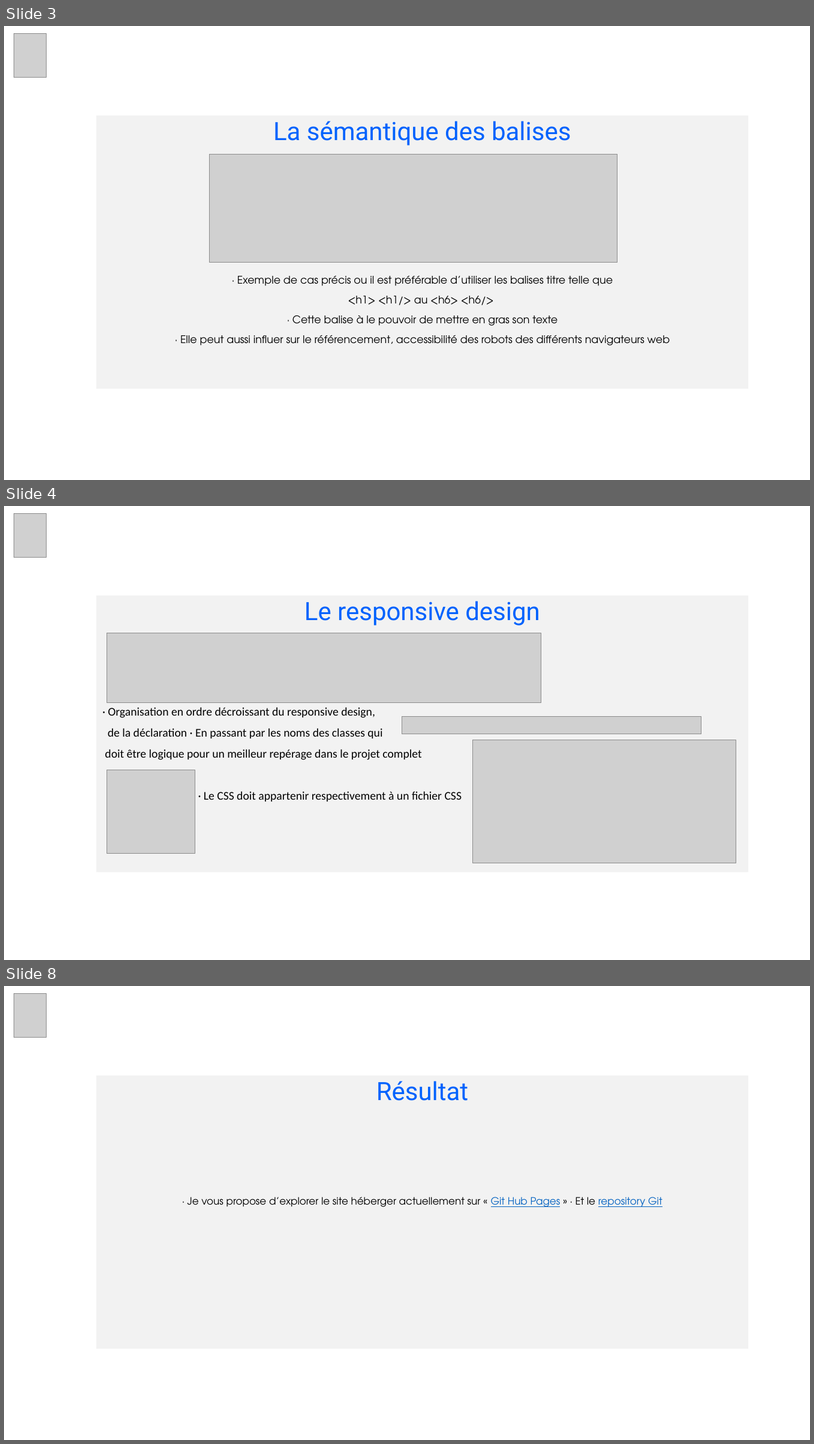
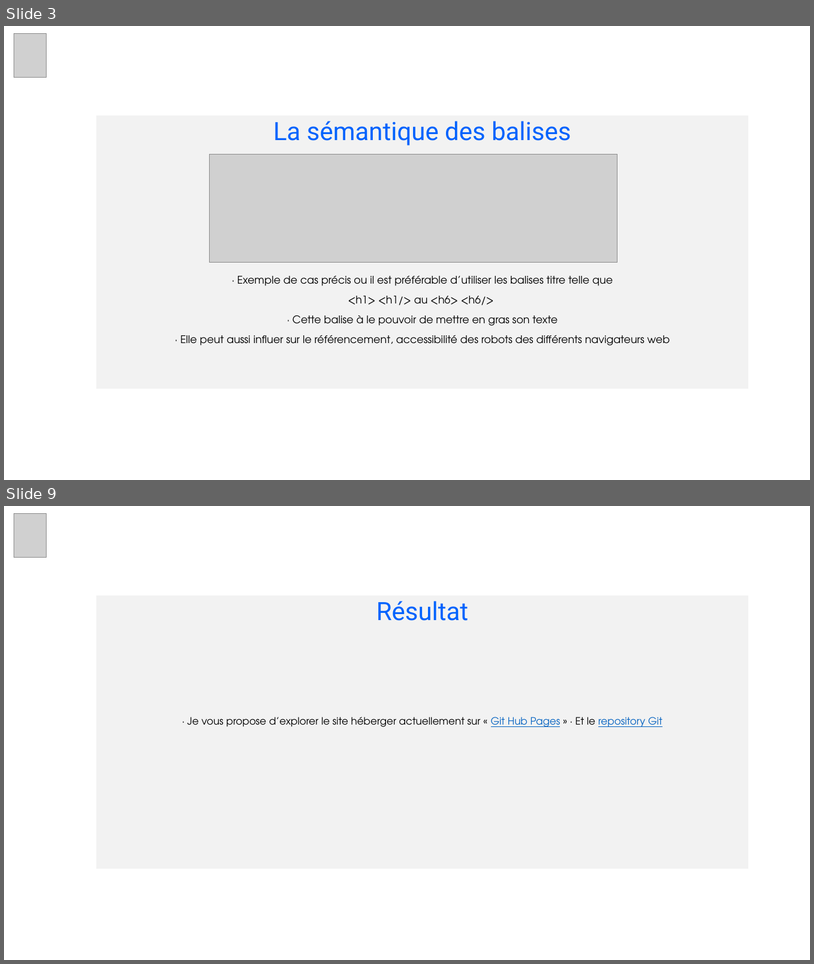
Before and after one commit to Lyss74/DercourtSulyvan_2_22102020, a slide deck: Presentation_Reservia_2_22102020.pptx. Shown one above the other, each under a label of ours: slides 3, 4 and 8 before the commit, slides 3 and 9 after it; the slides between them are not shown. The pictures are 814x1444 and 814x964 pixels, drawn with LibreOffice and Linux fonts; fonts in the diff are those of the drawing; grey boxes stand for pictures. Boxes give left, top, right and bottom in pixels: in the first picture for what was removed or moved away, otherwise in the second. Text is boxed around its words. In the diff, an @@ line names an element or a change of style, - is before the commit and + after.

```diff
--- a/Presentation_Reservia_2_22102020.pptx
+++ b/Presentation_Reservia_2_22102020.pptx
@@ slide 4 removed at (4, 506, 810, 960), background #FFFFFF @@
@@ picture removed at (14, 513, 47, 558) @@
@@ subtitle removed at (96, 595, 749, 872) @@
-Le responsive design
-· Organisation en ordre décroissant du responsive design,
-de la déclaration · En passant par les noms des classes qui
-doit être logique pour un meilleur repérage dans le projet complet
-· Le CSS doit appartenir respectivement à un fichier CSS
@@ picture removed at (107, 633, 542, 703) @@
@@ picture removed at (402, 717, 702, 734) @@
@@ picture removed at (473, 740, 736, 864) @@
@@ picture removed at (107, 770, 196, 853) @@
@@ what was slide 8 is now slide 9 @@
```
Also in this commit, not shown: 2 slides changed, 4 slides added, 2 other slides removed.
